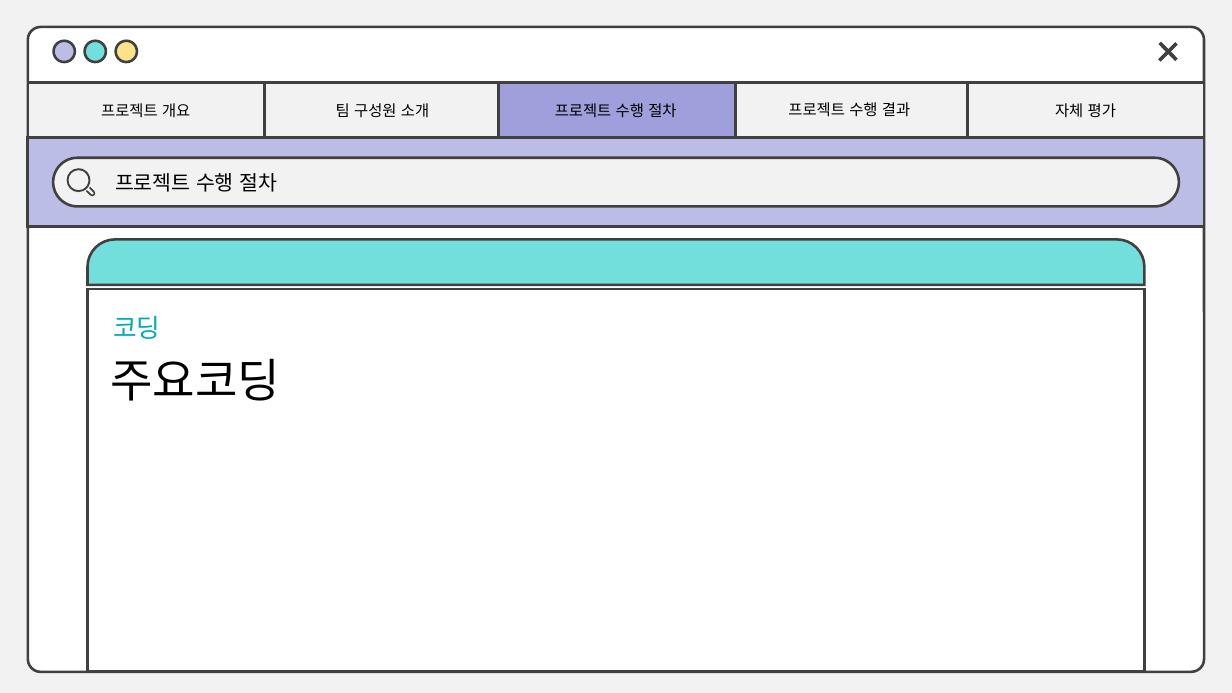
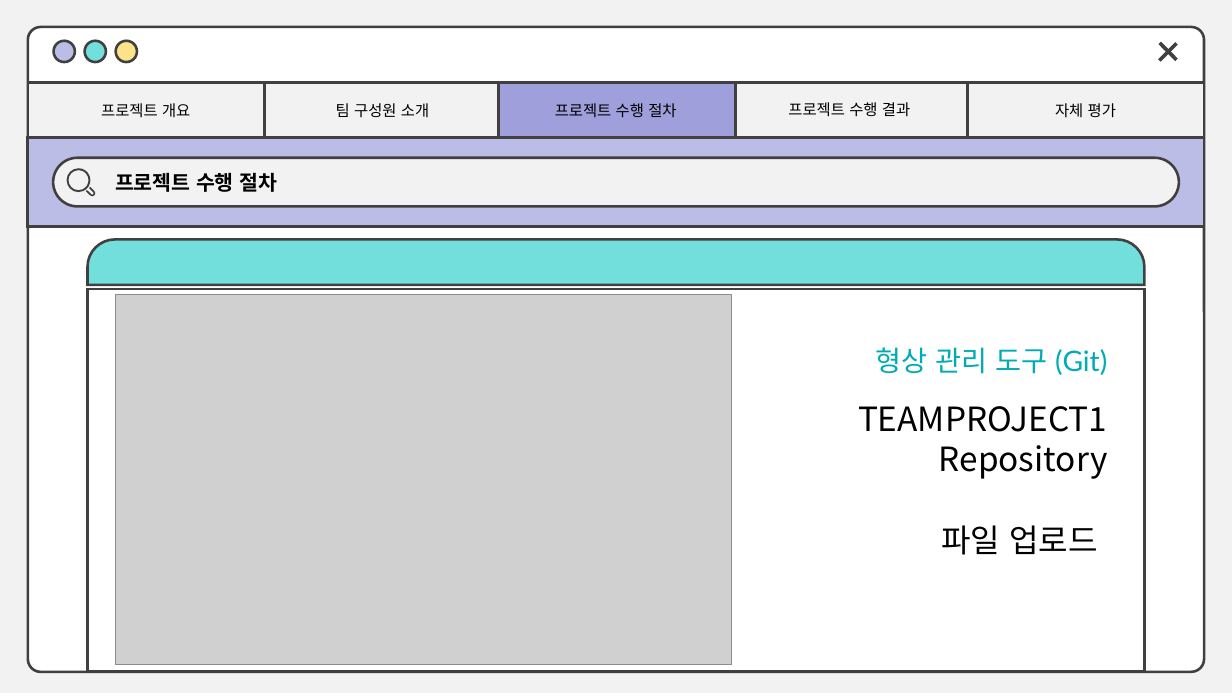
Before and after one commit to SangHa000/TEAMPROJECT1, a slide deck: slide 11 of 오피스 2016 발표용.pptx (slide 13 before the commit). Drawn at 1232x693 pixels with LibreOffice and Linux fonts; fonts in the diff are those of the drawing; grey boxes stand for pictures. Boxes give left, top, right and bottom in pixels: in the first picture for what was removed or moved away, otherwise in the second. Text is boxed around its words. In the diff, an @@ line names an element or a change of style, - is before the commit and + after.

```diff
--- a/오피스 2016 발표용.pptx
+++ b/오피스 2016 발표용.pptx
@@ text "프로젝트 수행 절차" at box(115, 172, 277, 192): bold on @@
@@ picture added at box(116, 295, 731, 665) @@
@@ text removed at box(113, 315, 160, 339) @@
-코딩
@@ text removed at box(110, 358, 280, 401) @@
-주요코딩
@@ text added at box(876, 347, 1107, 375), 22 pt, text #00ACB4 @@
+형상 관리 도구 (Git)
@@ text added at box(858, 406, 1108, 555), 26 pt, text #000000 @@
+TEAMPROJECT1
+Repository
+파일 업로드
```
Also in this commit, not shown: 15 other slides changed, 1 slide removed.
